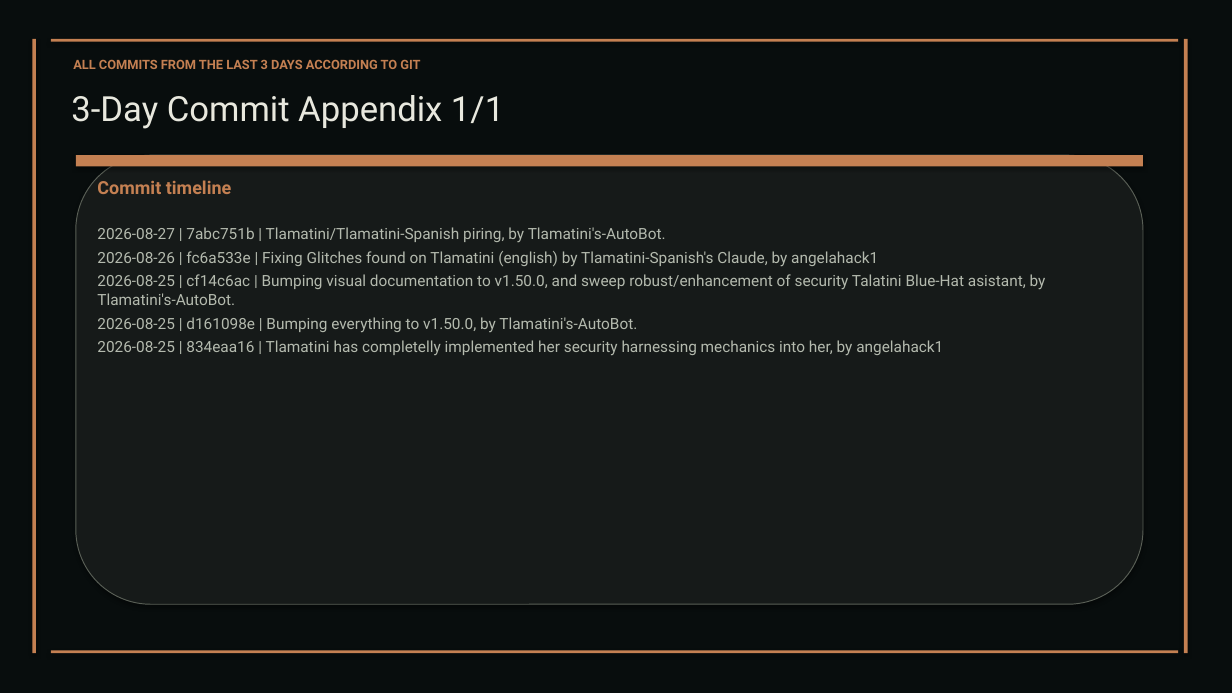
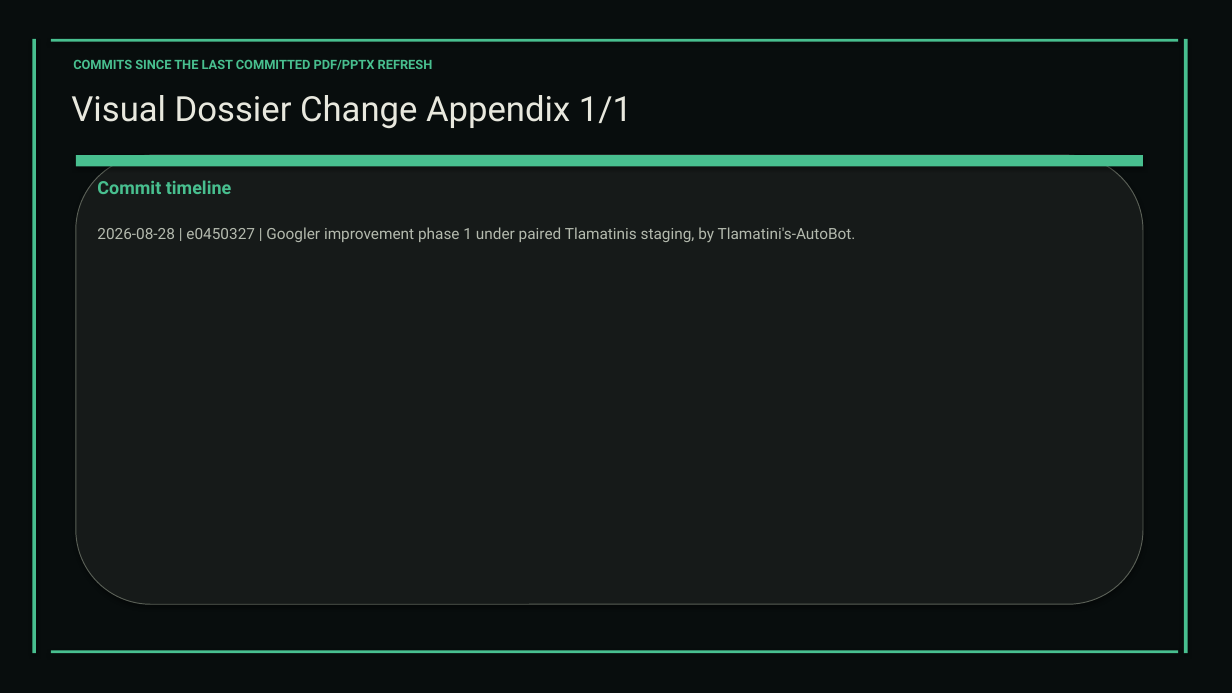
Before and after one commit to XAIHT/Tlamatini, a slide deck: slide 124 of Tlamatini_eXtended_Artificial_Intelligence_Humanly_Tempered.pptx (slide 126 before the commit). Drawn at 1232x693 pixels with LibreOffice and Linux fonts; fonts in the diff are those of the drawing. Boxes give left, top, right and bottom in pixels: in the first picture for what was removed or moved away, otherwise in the second. Text is boxed around its words. In the diff, an @@ line names an element or a change of style, - is before the commit and + after.

```diff
--- a/Tlamatini_eXtended_Artificial_Intelligence_Humanly_Tempered.pptx
+++ b/Tlamatini_eXtended_Artificial_Intelligence_Humanly_Tempered.pptx
@@ text at (x1=73, y1=59, x2=433, y2=70): text changed; text colour #C48052 to #48BF8F @@
-ALL COMMITS FROM THE LAST 3 DAYS ACCORDING TO GIT
+COMMITS SINCE THE LAST COMMITTED PDF/PPTX REFRESH
@@ text at (x1=71, y1=95, x2=632, y2=129): text changed @@
-3-Day Commit Appendix 1/1
+Visual Dossier Change Appendix 1/1
@@ fill #C48052 to #48BF8F in 5 elements at (x1=32, y1=39, x2=36, y2=653), (x1=1184, y1=39, x2=1188, y2=653), (x1=51, y1=39, x2=1178, y2=42), (x1=51, y1=651, x2=1178, y2=653), (x1=76, y1=155, x2=1143, y2=166) @@
@@ text "Commit timeline" at (x1=97, y1=180, x2=232, y2=194): text colour #C48052 to #48BF8F @@
@@ text at (x1=97, y1=227, x2=856, y2=242): text changed @@
-2026-08-27 | 7abc751b | Tlamatini/Tlamatini-Spanish piring, by Tlamatini's-AutoBot.
-2026-08-26 | fc6a533e | Fixing Glitches found on Tlamatini (english) by Tlamatini-Spanish's Claude, by angelahack1
-2026-08-25 | cf14c6ac | Bumping visual documentation to v1.50.0, and sweep robust/enhancement of security Talatini Blue-Hat asistant, by Tlamatini's-AutoBot.
-2026-08-25 | d161098e | Bumping everything to v1.50.0, by Tlamatini's-AutoBot.
-2026-08-25 | 834eaa16 | Tlamatini has completelly implemented her security harnessing mechanics into her, by angelahack1
+2026-08-28 | e0450327 | Googler improvement phase 1 under paired Tlamatinis staging, by Tlamatini's-AutoBot.
```
Also in this commit, not shown: 19 other slides changed, 1 slide removed, 10 other files.
